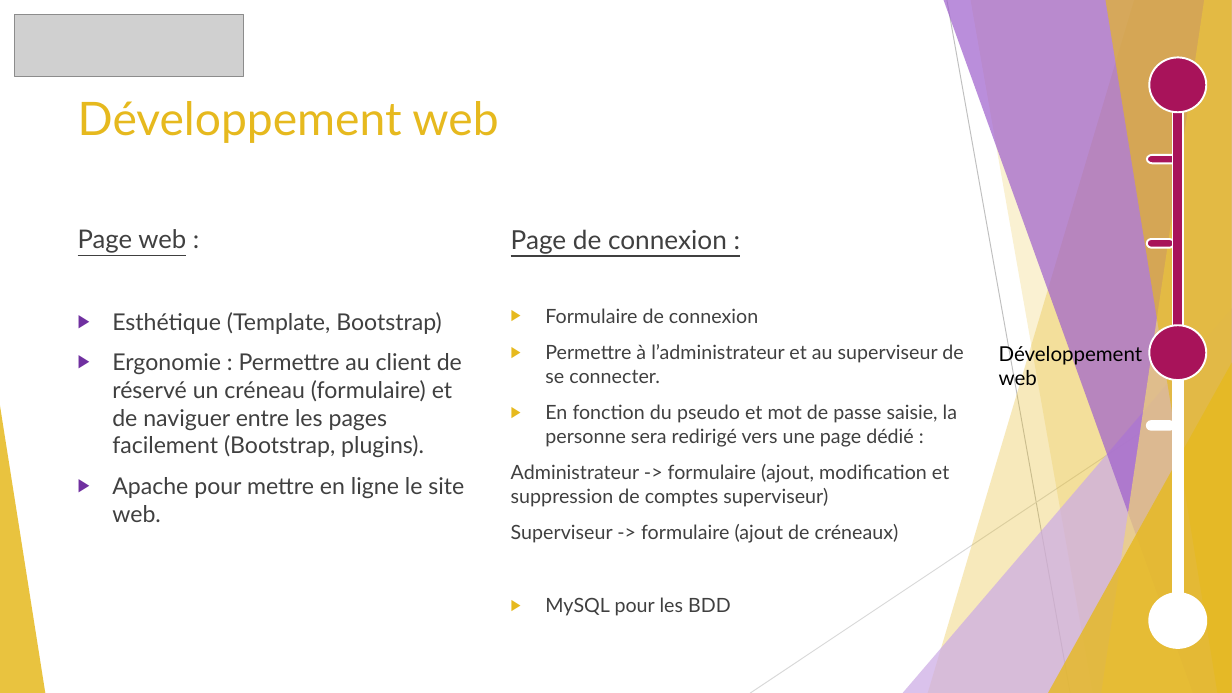
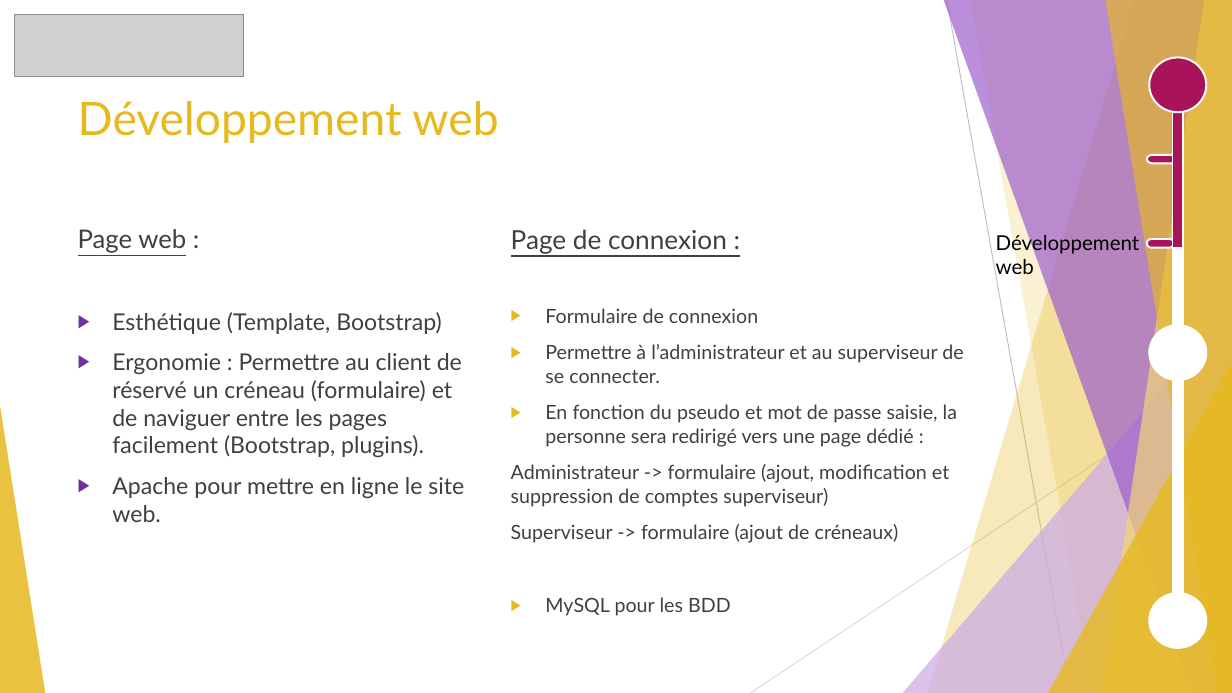
Before and after one commit to GuiguiMvn/Systeme-Escape-Game-Telethon, a slide deck: slide 5 of Cyril/Projet Théléton.pptx. Drawn at 1232x693 pixels with LibreOffice and Linux fonts; fonts in the diff are those of the drawing; grey boxes stand for pictures. Boxes give left, top, right and bottom in pixels: in the first picture for what was removed or moved away, otherwise in the second. Text is boxed around its words. In the diff, an @@ line names an element or a change of style, - is before the commit and + after.

Commit message:
Maj

```diff
--- a/Cyril/Projet Théléton.pptx
+++ b/Cyril/Projet Théléton.pptx
@@ rectangle: place and size @@
-rectangle at (1173, 98, 1183, 372)
+rectangle at (1173, 98, 1183, 248)
@@ text "Développement web": place and size @@
-text "Développement web" at (999, 343, 1143, 391)
+text "Développement web" at (996, 232, 1140, 280)
@@ ellipse at (1150, 325, 1207, 380): fill #A8135A to #FFFFFF @@
@@ pill shape removed at (1147, 421, 1174, 430) @@
```
Also in this commit, not shown: 4 other slides changed, 1 slide added, 1 slide removed.
